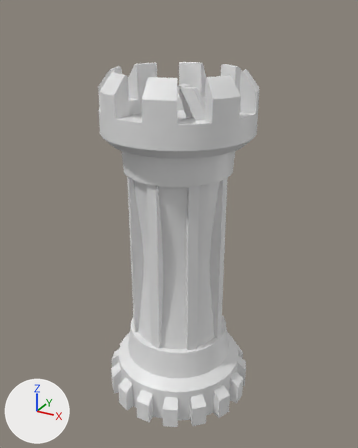
The Blender file Models/Towers/Blenderfile/Tower Magic Missle.blend: old version first, new version second.
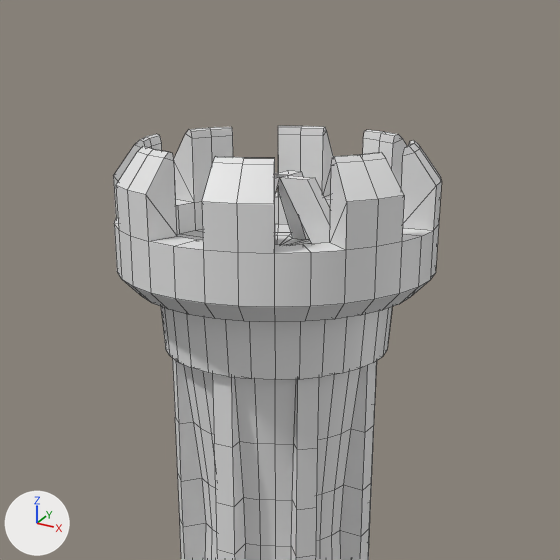
Each version is shown whole from a 50 mm lens placed at (2.89, -5.23, 5.14), pointed at (0.0, 0.01, 2.51), then close up on the part from 12% to 89% of the width and 0% to 62% of the height. Every picture has the same lights, and +X, +Y and +Z are marked at lower left. The close-ups show mesh edges as thin lines.

In view in the first close-up: 'Tower_missletoe'.
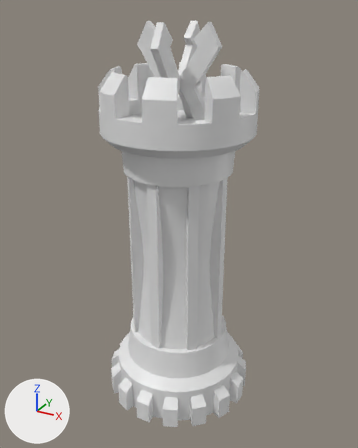
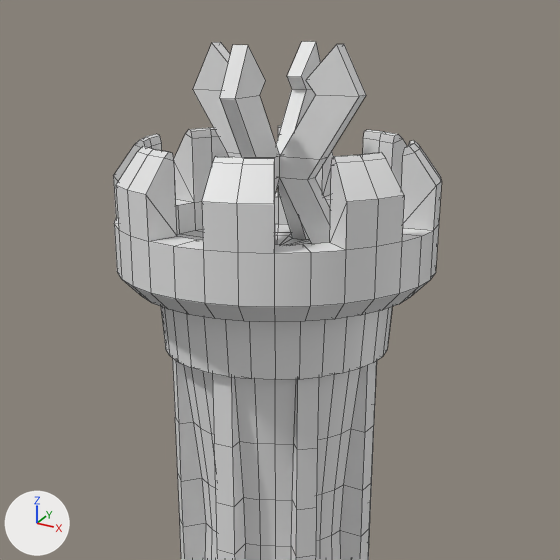
Commit message: Tower Models
Tower Models

What the commit changed:
me_cylinder is used by ob_tower_missletoe; location (0.0, 0.0, 0.0).
me_cylinder had 985 vertices, 992 faces and spanned x -1.0..1.0, y -1.0..1.0, z 0.0..4.47.
me_cylinder now has 1025 vertices, 1037 faces and spans x -1.0..1.0, y -1.0..1.0, z 0.0..4.98.
Part 1, on me_cylinder:
4 vertices are removed from x -0.05..0.05, y -0.05..0.05, z 4.27.
11 faces are deleted.
24 vertices are added at x -0.53..0.53, y -0.53..0.53, z 4.39..4.98.
10 new vertices lie (0.1, 0.0, 0.0) away from vertices in x -0.05, y -0.53..0.53, z 4.39..4.98.
10 new vertices lie (0.0, 0.1, 0.0) away from vertices in x -0.53..0.53, y -0.05, z 4.39..4.98.
56 new faces join them.

Boxes (x1, y1, x2, y2) around the edits, measured in the close-ups (560 x 560 px):
'Tower_missletoe', reshaped
    before: (113, 126, 442, 560)
    after: (113, 41, 442, 560)
part 1 of me_cylinder, built on
    before: (275, 170, 314, 240)
    after: (193, 41, 366, 240)
